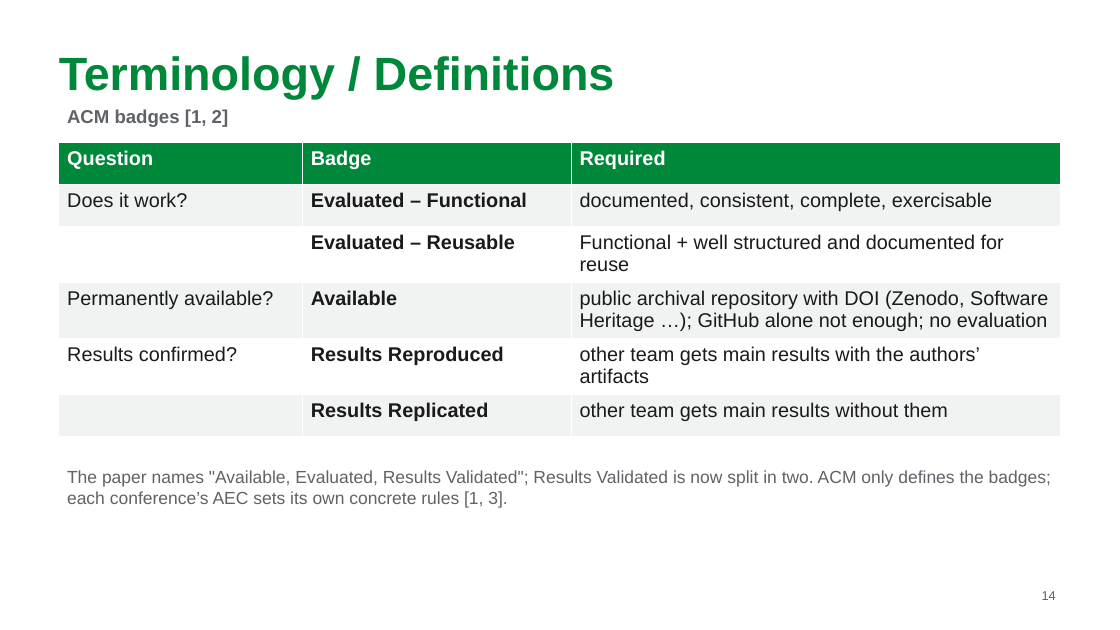
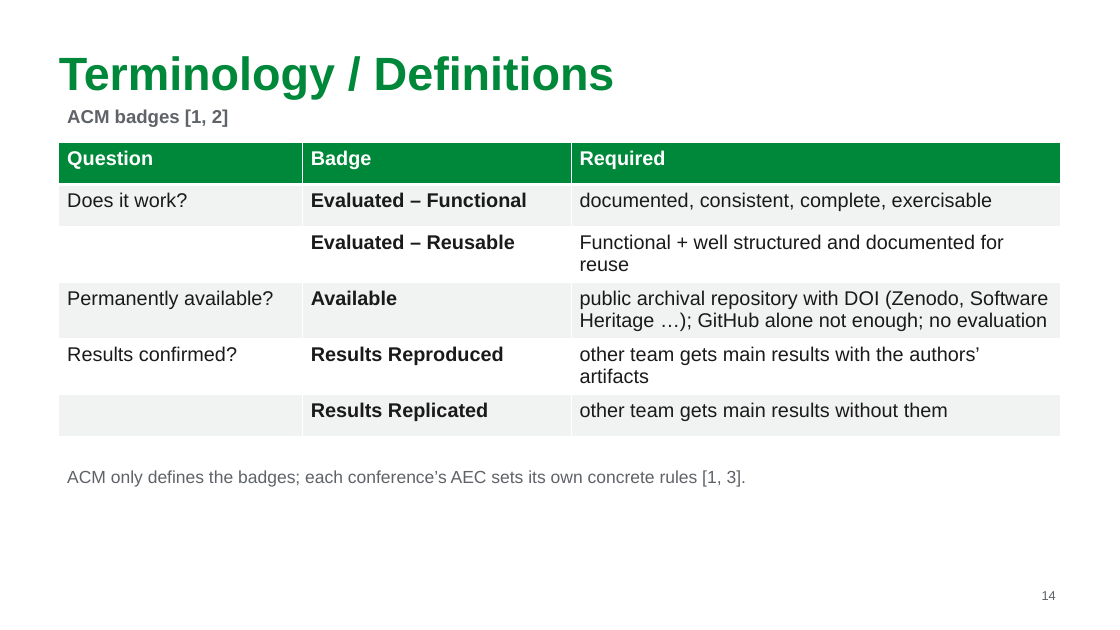
Before and after one commit to MarkAndreDuesing/Reprod_Docs_And_Notes, a slide deck: slide 14 of Vorl_2/slides/lecture2-team-paper2.pptx. Drawn at 1120x630 pixels with LibreOffice and Linux fonts; fonts in the diff are those of the drawing. Boxes give left, top, right and bottom in pixels: in the first picture for what was removed or moved away, otherwise in the second. Text is boxed around its words. In the diff, an @@ line names an element or a change of style, - is before the commit and + after.

```diff
--- a/Vorl_2/slides/lecture2-team-paper2.pptx
+++ b/Vorl_2/slides/lecture2-team-paper2.pptx
@@ text at (x1=67, y1=470, x2=746, y2=487): text changed @@
-The paper names "Available, Evaluated, Results Validated"; Results Validated is now split in two. ACM only defines the badges; each conference’s AEC sets its own concrete rules [1, 3].
+ACM only defines the badges; each conference’s AEC sets its own concrete rules [1, 3].
```
Also in this commit, not shown: 18 other slides changed, 18 slides added, 1 slide removed, 2 other files.
